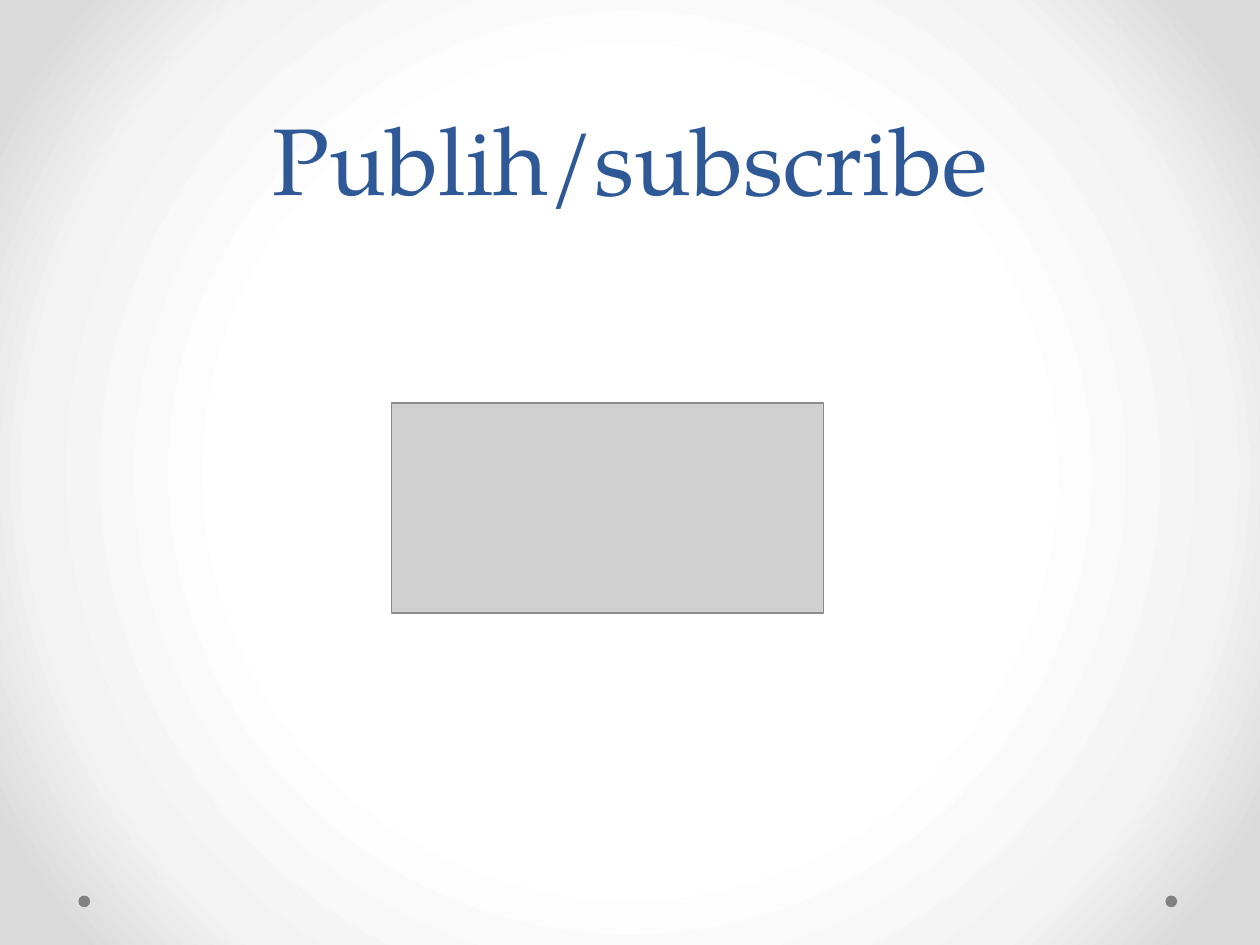
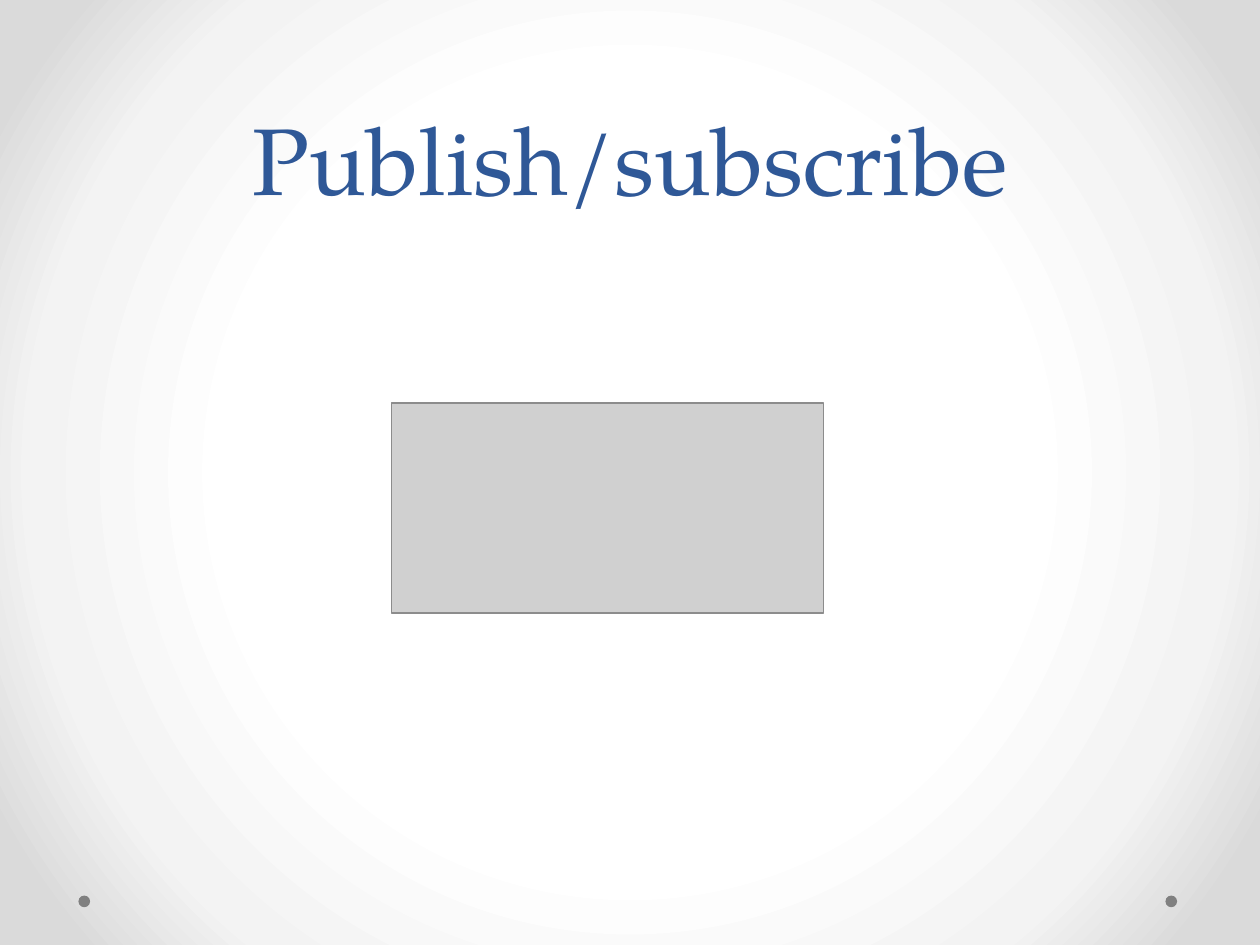
Before and after one commit to kajto/erlang-project, a slide deck: slide 18 of RabbitMQ.pptx. Drawn at 1260x945 pixels with LibreOffice and Linux fonts; fonts in the diff are those of the drawing; grey boxes stand for pictures. Boxes give left, top, right and bottom in pixels: in the first picture for what was removed or moved away, otherwise in the second. Text is boxed around its words. In the diff, an @@ line names an element or a change of style, - is before the commit and + after.

```diff
--- a/RabbitMQ.pptx
+++ b/RabbitMQ.pptx
@@ title at box(252, 126, 1007, 209): text changed @@
-Publih/subscribe
+Publish/subscribe
```
Also in this commit, not shown: 2 other slides changed, 1 slide added, 4 other files.
